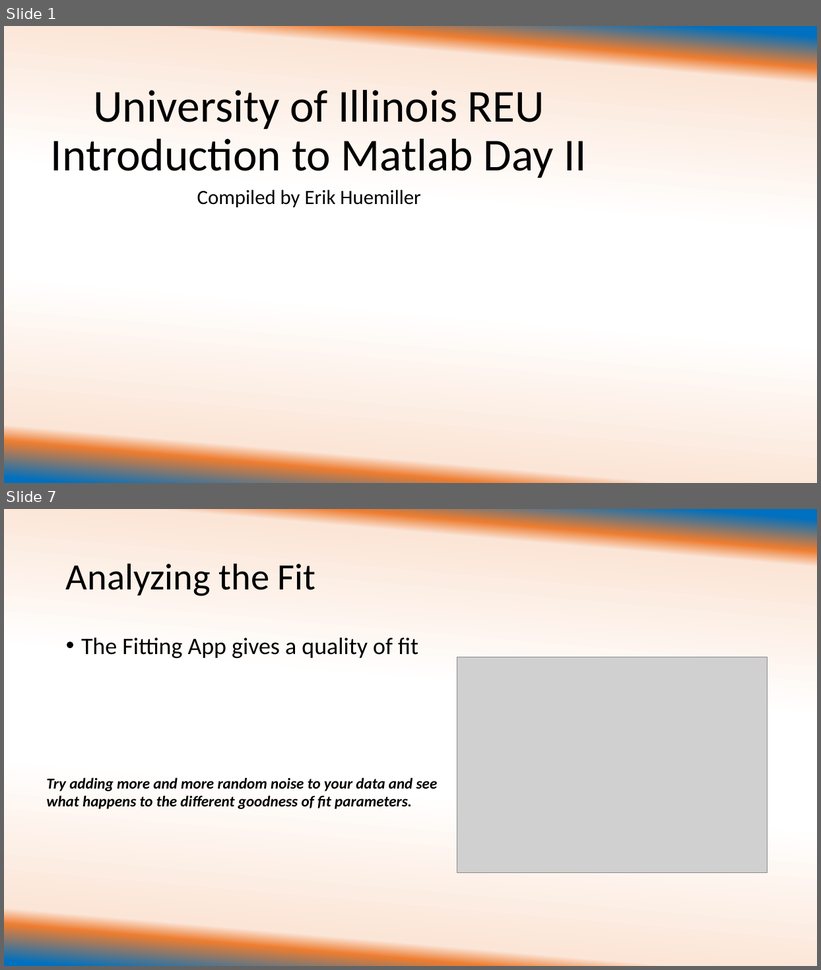
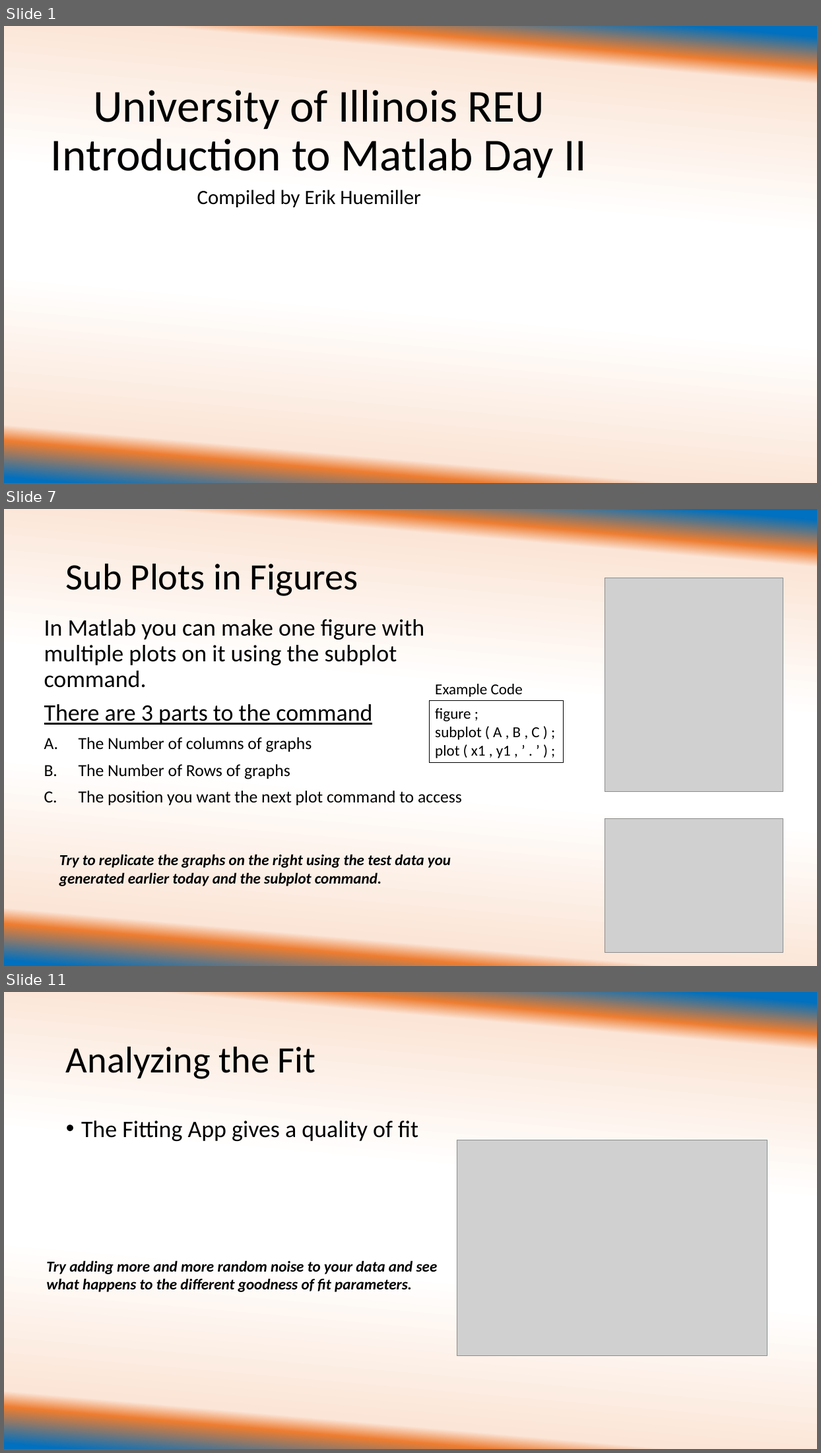
Before and after one commit to ehuemill/Intro-to-Matlab, a slide deck: Day 2 of Crash Course/University of Illinois REU Introduction to Matlab Day 2 with examples.pptx. Shown one above the other, each under a label of ours: slides 1 and 7 before the commit, slides 1, 7 and 11 after it; the slides between them are not shown. The pictures are 821x970 and 821x1453 pixels, drawn with LibreOffice and Linux fonts; fonts in the diff are those of the drawing; grey boxes stand for pictures. Boxes give left, top, right and bottom in pixels: in the first picture for what was removed or moved away, otherwise in the second. Text is boxed around its words. In the diff, an @@ line names an element or a change of style, - is before the commit and + after.

Commit message:
Added Plotting and Subplotting functions

```diff
--- a/Day 2 of Crash Course/University of Illinois REU Introduction to Matlab Day 2 with examples.pptx
+++ b/Day 2 of Crash Course/University of Illinois REU Introduction to Matlab Day 2 with examples.pptx
@@ slide 7 added at (4, 509, 817, 966), background gradient #0070C0 to #ED7D31 to #FBE5D6 to #FFFFFF @@
@@ title added at (66, 563, 358, 596), 44 pt, text #000000 @@
+Sub Plots in Figures
@@ picture added at (605, 578, 783, 792) @@
@@ text added at (44, 619, 462, 805), 28 pt, text #000000 @@
+In Matlab you can make one figure with multiple plots on it using the subplot command.
+There are 3 parts to the command
+A. The Number of columns of graphs
+B. The Number of Rows of graphs
+C. The position you want the next plot command to access
@@ text added at (435, 684, 523, 697), 18 pt, text #000000 @@
+Example Code
@@ rectangle added at (429, 701, 564, 762), outline #000000 0.75 pt, 18 pt, text #000000 @@
+figure ;
+subplot ( A , B , C ) ;
+plot ( x1 , y1 , ’ . ’ ) ;
@@ picture added at (605, 819, 783, 954) @@
@@ text added at (59, 854, 451, 887), 18 pt, text #000000, bold, italic @@
+Try to replicate the graphs on the right using the test data you generated earlier today and the subplot command.
@@ what was slide 7 is now slide 11 @@
```
Also in this commit, not shown: 5 slides changed, 3 other slides added.
